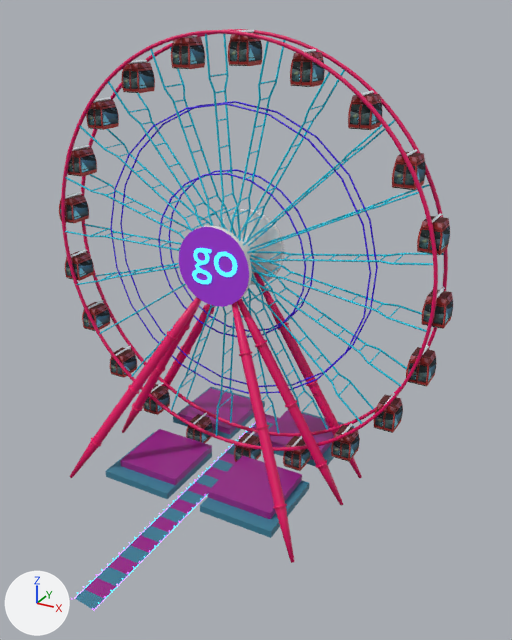
Two versions of the glTF model ferrisWheel.glb, one commit apart.
Before and after are seen from a 50 mm lens placed at (8.03, -1.5, 6.15), pointed at (4.17, 5.51, 2.65). The axes (+X, +Y, +Z) are drawn at lower left. The lights are the same throughout. Where no turn or scale is listed for an object, it has been applied to the vertices.
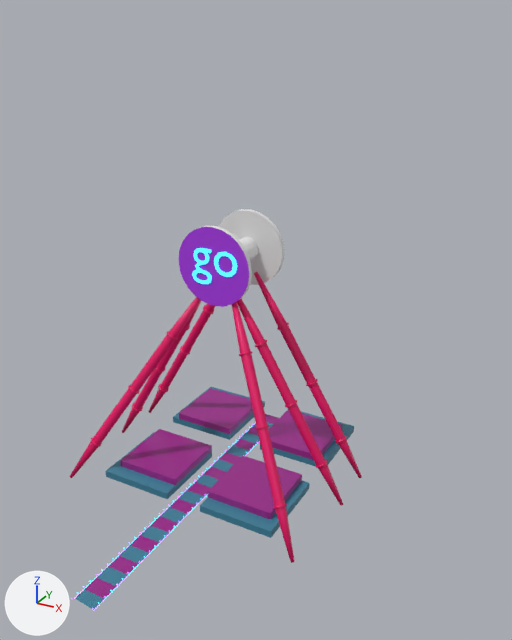
Changed parts and their boxes [x1, y1, x2, y2] in the pictures (512 x 640 px):
'ferrisWheelRing', deleted (cyan)
    before: [61, 29, 448, 451]
'ferrisWheelCar.001', deleted
    before: [290, 49, 325, 87]
'ferrisWheelCar', deleted
    before: [228, 30, 262, 66]
'ferrisWheelCar.020', deleted
    before: [171, 35, 205, 69]
'ferrisWheelCar.002', deleted
    before: [348, 90, 382, 130]
'ferrisWheelCar.019', deleted
    before: [121, 60, 155, 93]
'ferrisWheelCar.003', deleted
    before: [392, 149, 426, 190]
'ferrisWheelCar.004', deleted
    before: [417, 213, 450, 255]
'ferrisWheelCar.018', deleted
    before: [86, 97, 119, 130]
'ferrisWheelCar.005', deleted
    before: [422, 287, 453, 329]
'ferrisWheelCar.006', deleted
    before: [406, 345, 437, 386]
'ferrisWheelCar.007', deleted
    before: [374, 393, 403, 433]
'ferrisWheelCar.017', deleted
    before: [66, 145, 97, 177]
'ferrisWheelCar.008', deleted
    before: [331, 423, 360, 462]
'ferrisWheelCar.016', deleted
    before: [59, 192, 89, 223]
'ferrisWheelCar.015', deleted
    before: [65, 250, 94, 281]
'ferrisWheelCar.009', deleted
    before: [283, 436, 311, 471]
'ferrisWheelCar.014', deleted
    before: [82, 300, 110, 331]
'ferrisWheelCar.013', deleted
    before: [110, 346, 137, 378]
'ferrisWheelCar.011', deleted
    before: [186, 413, 213, 443]
'ferrisWheelCar.012', deleted
    before: [143, 382, 170, 415]
'ferrisWheelCar.010', deleted
    before: [234, 431, 261, 462]

Patch to the scene script:
```diff
--- a/ferrisWheel.glb.py
+++ b/ferrisWheel.glb.py
@@ ob_ferriswheelcar @@
-ob_ferriswheelcar = bpy.data.objects.new('ferrisWheelCar', me_cube_007)
@@ ob_ferriswheelcar_001 @@
-ob_ferriswheelcar_001 = bpy.data.objects.new('ferrisWheelCar.001', me_cube_001)
@@ ob_ferriswheelcar_002 @@
-ob_ferriswheelcar_002 = bpy.data.objects.new('ferrisWheelCar.002', me_cube_002)
@@ ob_ferriswheelcar_003 @@
-ob_ferriswheelcar_003 = bpy.data.objects.new('ferrisWheelCar.003', me_cube_003)
@@ ob_ferriswheelcar_004 @@
-ob_ferriswheelcar_004 = bpy.data.objects.new('ferrisWheelCar.004', me_cube_004)
@@ ob_ferriswheelcar_005 @@
-ob_ferriswheelcar_005 = bpy.data.objects.new('ferrisWheelCar.005', me_cube_005)
@@ ob_ferriswheelcar_006 @@
-ob_ferriswheelcar_006 = bpy.data.objects.new('ferrisWheelCar.006', me_cube_006)
@@ ob_ferriswheelcar_007 @@
-ob_ferriswheelcar_007 = bpy.data.objects.new('ferrisWheelCar.007', me_cube_008)
@@ ob_ferriswheelcar_008 @@
-ob_ferriswheelcar_008 = bpy.data.objects.new('ferrisWheelCar.008', me_cube_009)
@@ ob_ferriswheelcar_009 @@
-ob_ferriswheelcar_009 = bpy.data.objects.new('ferrisWheelCar.009', me_cube_010)
@@ ob_ferriswheelcar_010 @@
-ob_ferriswheelcar_010 = bpy.data.objects.new('ferrisWheelCar.010', me_cube_012)
@@ ob_ferriswheelcar_011 @@
-ob_ferriswheelcar_011 = bpy.data.objects.new('ferrisWheelCar.011', me_cube_013)
@@ ob_ferriswheelcar_012 @@
-ob_ferriswheelcar_012 = bpy.data.objects.new('ferrisWheelCar.012', me_cube_014)
@@ ob_ferriswheelcar_013 @@
-ob_ferriswheelcar_013 = bpy.data.objects.new('ferrisWheelCar.013', me_cube_015)
@@ ob_ferriswheelcar_014 @@
-ob_ferriswheelcar_014 = bpy.data.objects.new('ferrisWheelCar.014', me_cube_016)
@@ ob_ferriswheelcar_015 @@
-ob_ferriswheelcar_015 = bpy.data.objects.new('ferrisWheelCar.015', me_cube_017)
@@ ob_ferriswheelcar_016 @@
-ob_ferriswheelcar_016 = bpy.data.objects.new('ferrisWheelCar.016', me_cube_018)
@@ ob_ferriswheelcar_017 @@
-ob_ferriswheelcar_017 = bpy.data.objects.new('ferrisWheelCar.017', me_cube_019)
@@ ob_ferriswheelcar_018 @@
-ob_ferriswheelcar_018 = bpy.data.objects.new('ferrisWheelCar.018', me_cube_020)
@@ ob_ferriswheelcar_019 @@
-ob_ferriswheelcar_019 = bpy.data.objects.new('ferrisWheelCar.019', me_cube_021)
@@ ob_ferriswheelcar_020 @@
-ob_ferriswheelcar_020 = bpy.data.objects.new('ferrisWheelCar.020', me_cube_022)
@@ ob_ferriswheelring @@
-ob_ferriswheelring = bpy.data.objects.new('ferrisWheelRing', me_circle_003)
```
